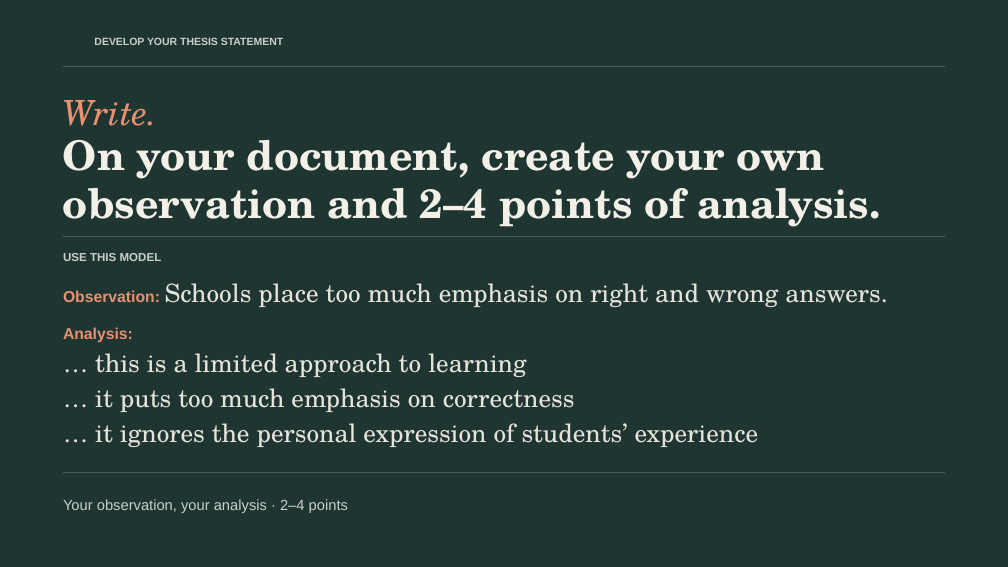
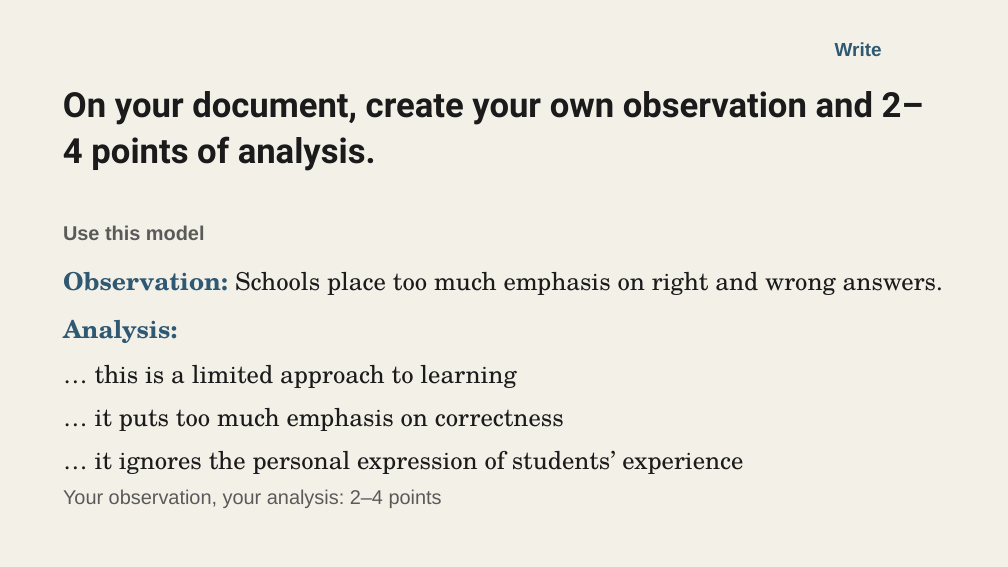
Before and after one commit to The-Connell-School/yawp, a slide deck: slide 21 of services/web-app/public/courses/thesis-driven-essay/03-develop-your-thesis-statement.pptx. Drawn at 1008x567 pixels with LibreOffice and Linux fonts; fonts in the diff are those of the drawing; background and template pictures are left out. Boxes give left, top, right and bottom in pixels: in the first picture for what was removed or moved away, otherwise in the second. Text is boxed around its words. In the diff, an @@ line names an element or a change of style, - is before the commit and + after.

```diff
--- a/services/web-app/public/courses/thesis-driven-essay/03-develop-your-thesis-statement.pptx
+++ b/services/web-app/public/courses/thesis-driven-essay/03-develop-your-thesis-statement.pptx
@@ background #1F3532 to #F3F0E8 @@
@@ text removed at (94,37,283,45) @@
-DEVELOP YOUR THESIS STATEMENT
@@ text at (835,42,882,56): text changed; size 33 to 18 pt; font TeX Gyre Schola to Arial; text colour #E8906F to #2F5873; bold on; italic off @@
-Write.
+Write
@@ text "On your document, create your ...": place and size @@
-text "On your document, create your ..." at (63,140,881,227)
+text "On your document, create your ..." at (63,91,924,171)
@@ text "On your document, create your ..." at (63,91,924,171): size 39 to 33 pt, font TeX Gyre Schola to Roboto, text colour #F3F0E8 to #1B1B1B; line spacing 0.98 to 1.1 @@
@@ line removed from (63, 67) to (945, 67) @@
@@ text at (63,225,943,295): paragraphs added @@
+Use this model
+Observation: Schools place too much emphasis on right and wrong answers.
@@ text "Use this model": place and size @@
-text "Use this model" at (63,327,759,447)
+text "Use this model" at (63,225,943,508)
@@ line removed from (63, 236) to (945, 236) @@
@@ text removed at (63,253,162,261) @@
-USE THIS MODEL
@@ text removed at (63,283,887,307) @@
-Observation: Schools place too much emphasis on right and wrong answers.
@@ text at (63,320,743,474): size 15 to 23.5 pt, font Arial to TeX Gyre Schola, text colour #E8906F to #2F5873 in "Analysis:"; size 24 to 23.5 pt, text colour #E6E3DA to #1B1B1B in "… this is a limited approach to ...", "… it puts too much emphasis on ...", "… it ignores the personal expression of ..."; line spacing 1.15 to 1.35; more space between paragraphs @@
@@ line removed from (63, 473) to (945, 473) @@
@@ text at (63,489,442,508): paragraph added @@
+Your observation, your analysis: 2–4 points
@@ text removed at (63,499,348,513) @@
-Your observation, your analysis · 2–4 points
```
Also in this commit, not shown: 33 other slides changed, 10 other files.
